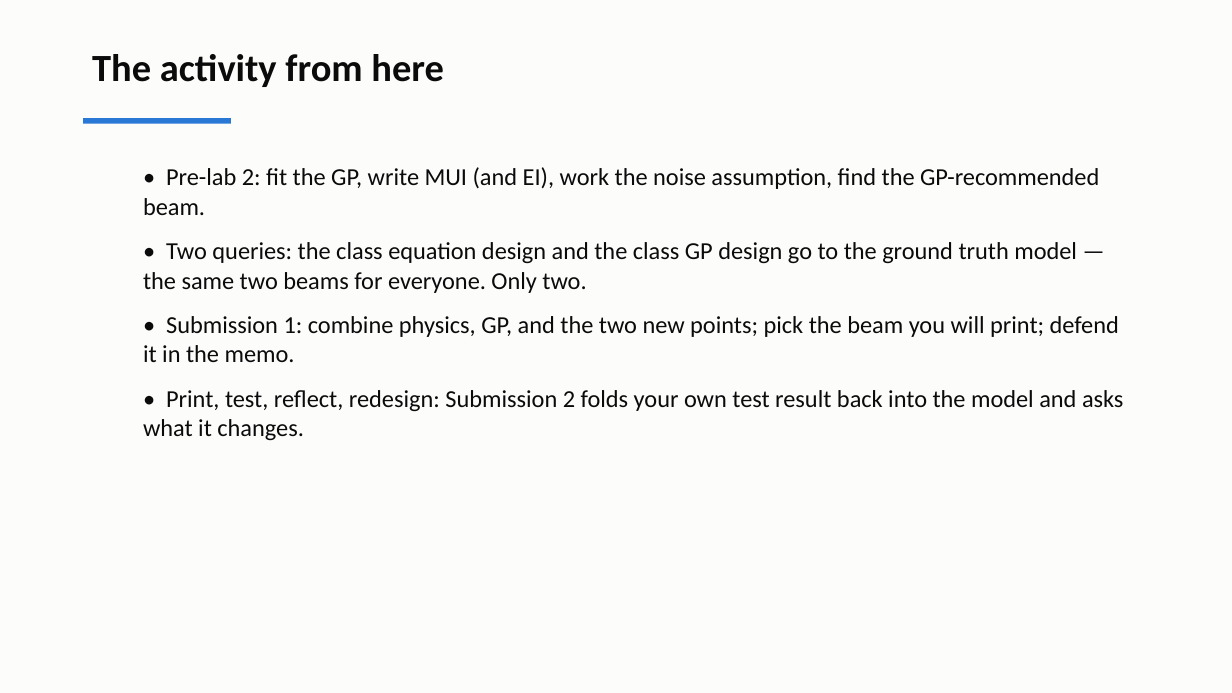
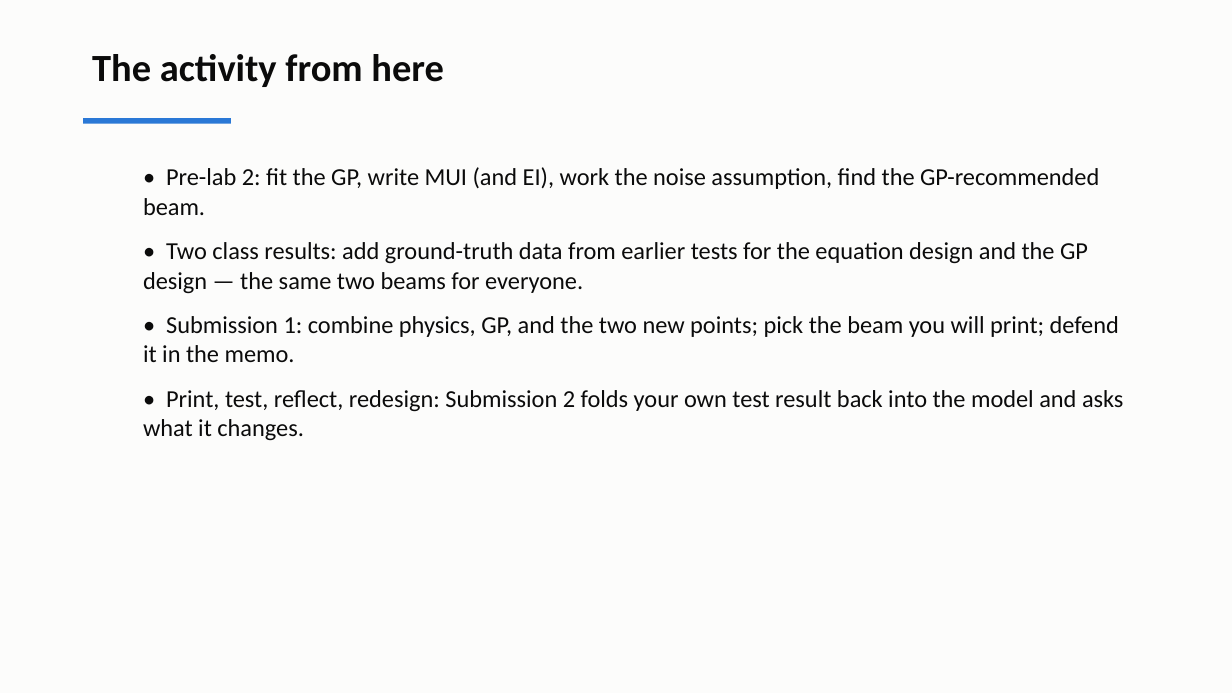
Before and after one commit to andrewvoss8-boop/core-me-data-science-activities-public, a slide deck: slide 22 of me323/Module1_drafts/ME323_Module1_Lecture2.pptx (slide 21 before the commit). Drawn at 1232x693 pixels with LibreOffice and Linux fonts; fonts in the diff are those of the drawing. Boxes give left, top, right and bottom in pixels: in the first picture for what was removed or moved away, otherwise in the second. Text is boxed around its words. In the diff, an @@ line names an element or a change of style, - is before the commit and + after.

```diff
--- a/me323/Module1_drafts/ME323_Module1_Lecture2.pptx
+++ b/me323/Module1_drafts/ME323_Module1_Lecture2.pptx
@@ text at box(143, 242, 1088, 294): text changed @@
-  • Two queries: the class equation design and the class GP design go to the ground truth model — the same two beams for everyone. Only two.
+  • Two class results: add ground-truth data from earlier tests for the equation design and the GP design — the same two beams for everyone.
```
Also in this commit, not shown: 10 other slides changed, 6 slides added, 5 slides removed, 9 other files.
